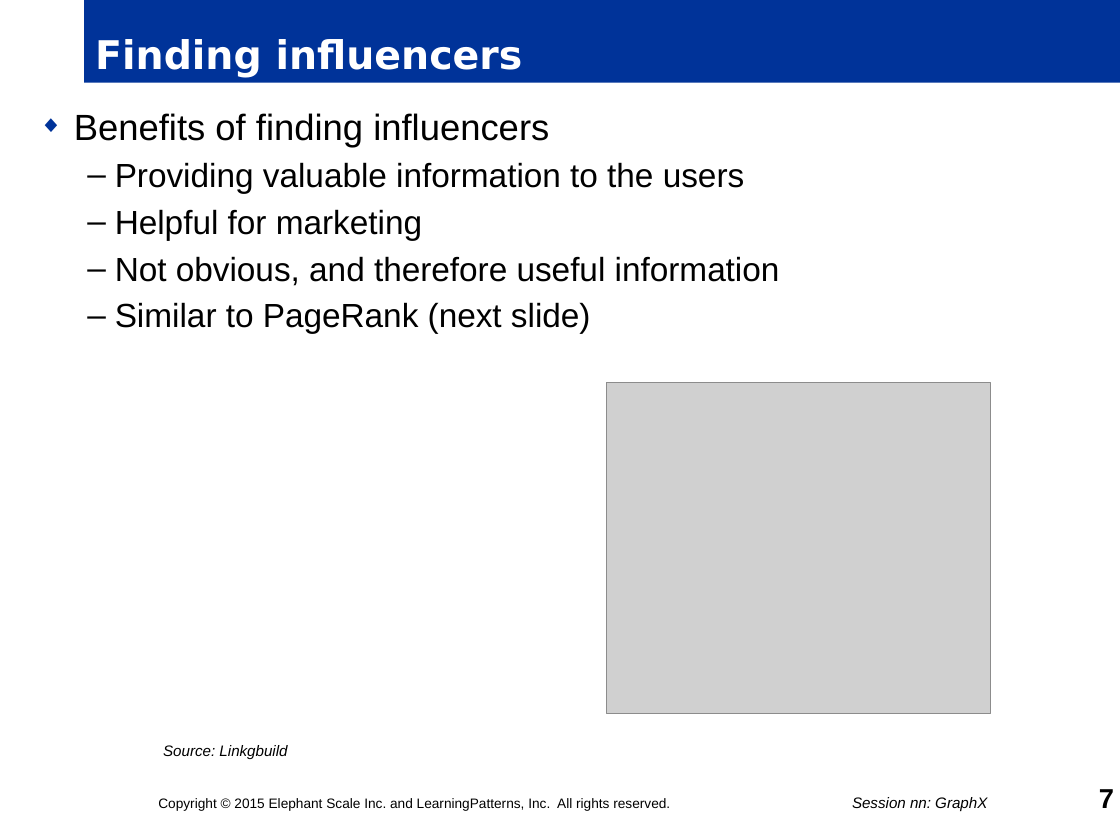
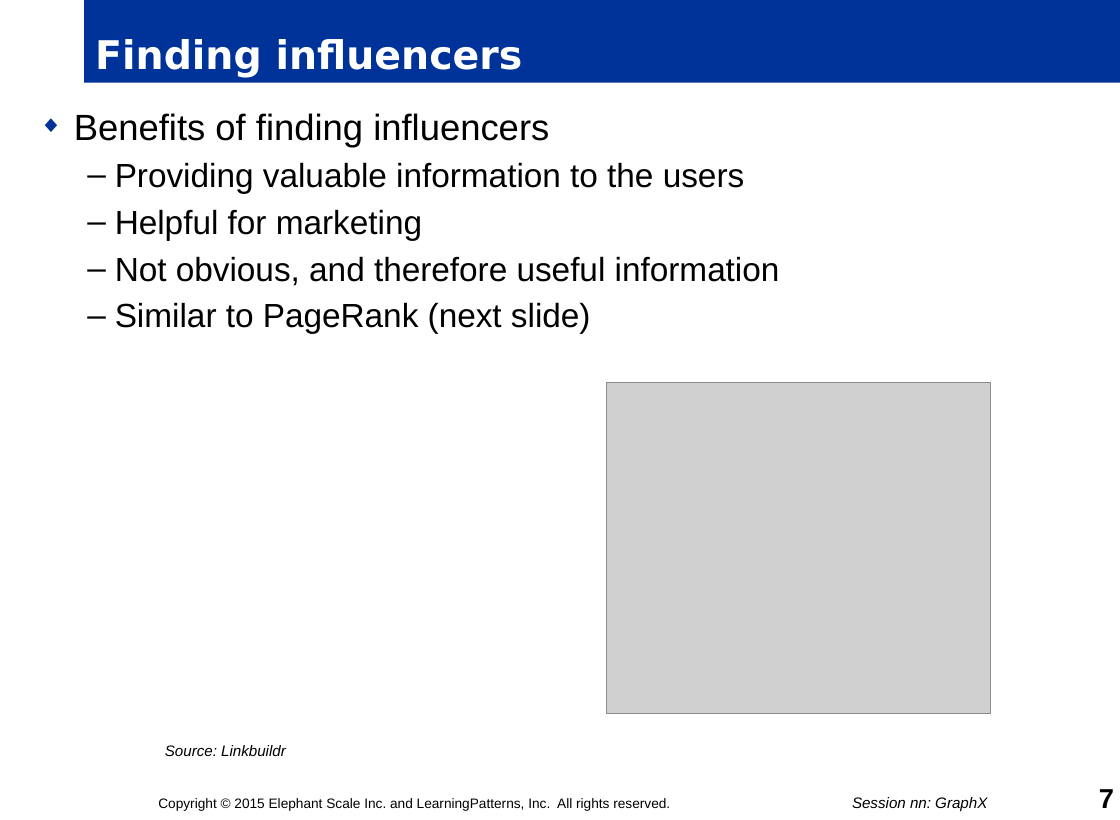
Before and after one commit to mattvinks/spark-labs, a slide deck: slide 7 of slides/nn_GraphX.pptm. Drawn at 1120x820 pixels with LibreOffice and Linux fonts; fonts in the diff are those of the drawing; grey boxes stand for pictures; background and template pictures are left out. Boxes give left, top, right and bottom in pixels: in the first picture for what was removed or moved away, otherwise in the second. Text is boxed around its words. In the diff, an @@ line names an element or a change of style, - is before the commit and + after.

Commit message:
checking early

```diff
--- a/slides/nn_GraphX.pptm
+++ b/slides/nn_GraphX.pptm
@@ text at [165, 745, 286, 756]: text changed @@
-Source: Linkgbuild
+Source: Linkbuildr
```
